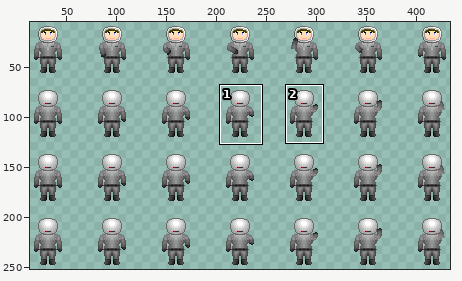
Sprite sheet -- graphics/characters/player/collect.png. Above: a wide view before the commit, with the close-up outlined.
Close-up. As it was:
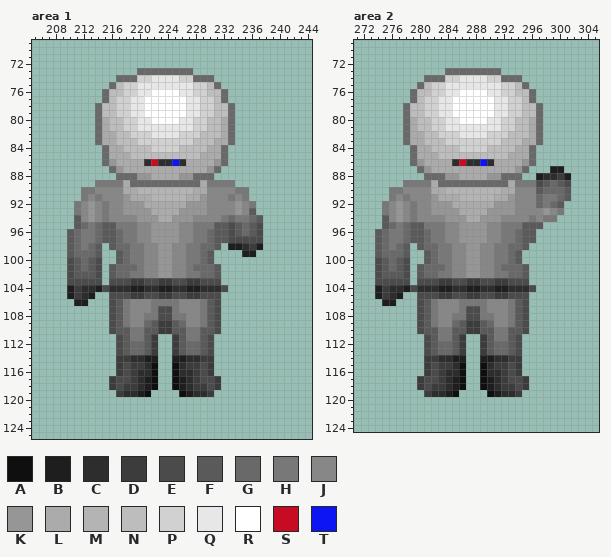
The file is 448x256 pixels. Colours within 5 levels of each other are drawn and written as one. Shown: area 1: x 205..244, y 69..125; area 2: x 271..305, y 69..124. The wide view leaves out empty margins. The commit also changed other parts of the picture, which this record leaves out.
Palette (. is transparent): A #0f0f0f  B #1e1e1e  C #2d2d2d  D #3c3c3c  E #4b4b4b  F #5a5a5a  G #696969  H #787878  J #878787  K #969696  L #ababab  M #b4b4b4  N #bdbdbd  P #d1d1d1  Q #e7e7e7  R #ffffff  S #c60b22  T #0d15f2
Pixels before, area 1, first column x 210:
 73 ..........GGGGGGGG..........
 74 .......GGGPPQQQQPPGGG.......
 75 ......GNPPQQQQQQQQPPNG......
 76 .....GNNPPQQRRRRQQPPNNG.....
 77 .....GNPPQQRRRRRRQQPPNG.....
 78 ....GNNPPQQRRRRRRQQPPNNG....
 79 ....GNNPPQQRRRRRRQQPPNNG....
 80 ....GLNNPPQQRRRRQQPPNNLG....
 81 ....GLNNPPQQQQQQQQPPNNLG....
 82 ....GLLNNPPPQQQQPPPNNNLG....
 83 ....GLLNNNPPPPPPPPNNNLLG....
 84 .....GLLNNNNPPPPNNNNLLG.....
 85 .....GLLLNNNNNNNNNNLLLG.....
 86 .....GKLLLLCSCCTCLLLLKG.....
 87 ......GKLLLLLLLLLLLLKG......
 88 .......GGGKKLLLLKKGGG.......
 89 ....HHHHLGGGGGGGGGGLHHHH....
 90 ..HHJJJJLLMMMMMMMMLLJJJJHH..
 91 ..HJHJJJKLLLMMMMMLLKJJJHJH..
 92 .HJKJHJJKKKLLLLLLKKKJJJJKJH.
 93 .HJKJHJJKKKKLLLLKKKKJJJJKJF.
 94 .FJKJHJJJJKKKLLKKKJJJJHGHHGF
 95 .FGHGFFHHHJJKKKKJJHHHFFEFGFE
 96 FGHHGFFGHHJJKKKKJJHHGFFEFGFE
 97 FGHHGFFGHHJJKKKKJJHHGFFEEEEE
 98 FGHGF.FGGHHJJKKJJHHGGF.BBCDB
 99 FGGGF..FGHHJJKKJJHHGF....BB.
100 EFGFE..FGHHJJKKJJHHGF.......
101 EFGFE.FGGGHJJKKJJHGGGF......
102 EFFFE.FGGHHJJKKJJHHGGF......
103 EEEEE.EEEDDEEDDEEDDEEE......
104 BDCCBECCCBBCCBBCCBBCCCE.....
105 BDCB..EEEDDEEDDEEDDEEE......
106 .BB...EFHJJJHHHHJJJHFE......
107 ......EFHJJJHEEHJJJHFE......
108 ......EFHJJHHEEHHJJHFE......
109 ......EFHJJGFDDFGJJHFE......
110 ......EFFHHFFDDFFHHFFE......
111 .......EFHHFD..DFHHFE.......
112 .......EFGGFD..DFGGFE.......
113 .......EFGGFD..DFGGFE.......
114 .......DDCCBB..BBCCDD.......
115 .......DEDDCA..ACDDED.......
116 .......DEDCCA..ACCDED.......
117 ......DEEDCBA..ABCDEED......
118 ......DEDDCBA..ABCDDED......
119 .......DCCBA....ABCCD.......
Pixels before, area 2, first column x 274:
 73 ..........GGGGGGGG..........
 74 .......GGGPPQQQQPPGGG.......
 75 ......GNPPQQQQQQQQPPNG......
 76 .....GNNPPQQRRRRQQPPNNG.....
 77 .....GNPPQQRRRRRRQQPPNG.....
 78 ....GNNPPQQRRRRRRQQPPNNG....
 79 ....GNNPPQQRRRRRRQQPPNNG....
 80 ....GLNNPPQQRRRRQQPPNNLG....
 81 ....GLNNPPQQQQQQQQPPNNLG....
 82 ....GLLNNPPPQQQQPPPNNNLG....
 83 ....GLLNNNPPPPPPPPNNNLLG....
 84 .....GLLNNNNPPPPNNNNLLG.....
 85 .....GLLLNNNNNNNNNNLLLG.....
 86 .....GKLLLLCSCCTCLLLLKG.....
 87 ......GKLLLLLLLLLLLLKG...BB.
 88 .......GGGKKLLLLKKGGG..BCCDB
 89 ....HHHHLGGGGGGGGGGLHHHEFGFE
 90 ..HHJJJJLLMMMMMMMMLLJJJFGGGF
 91 ..HJHJJJKLLLMMMMMLLKJJJGHHGF
 92 .HJKJHJJKKKLLLLLLKKKJJJGHGF.
 93 .HJKJHJJKKKKLLLLKKKKJJJJKJH.
 94 .FJKJHJJJJKKKLLKKKJJJJHJHH..
 95 .FGHGFFHHHJJKKKKJJHHHFFF....
 96 FGHHGFFGHHJJKKKKJJHHGFF.....
 97 FGHHGFFGHHJJKKKKJJHHGFF.....
 98 FGHGF.FGGHHJJKKJJHHGGF......
 99 FGGGF..FGHHJJKKJJHHGF.......
100 EFGFE..FGHHJJKKJJHHGF.......
101 EFGFE.FGGGHJJKKJJHGGGF......
102 EFFFE.FGGHHJJKKJJHHGGF......
103 EEEEE.EEEDDEEDDEEDDEEE......
104 BDCCBECCCBBCCBBCCBBCCCE.....
105 BDCB..EEEDDEEDDEEDDEEE......
106 .BB...EFHJJJHHHHJJJHFE......
107 ......EFHJJJHEEHJJJHFE......
108 ......EFHJJHHEEHHJJHFE......
109 ......EFHJJGFDDFGJJHFE......
110 ......EFFHHFFDDFFHHFFE......
111 .......EFHHFD..DFHHFE.......
112 .......EFGGFD..DFGGFE.......
113 .......EFGGFD..DFGGFE.......
114 .......DDCCBB..BBCCDD.......
115 .......DEDDCA..ACDDED.......
116 .......DEDCCA..ACCDED.......
117 ......DEEDCBA..ABCDEED......
118 ......DEDDCBA..ABCDDED......
119 .......DCCBA....ABCCD.......
And afterwards:
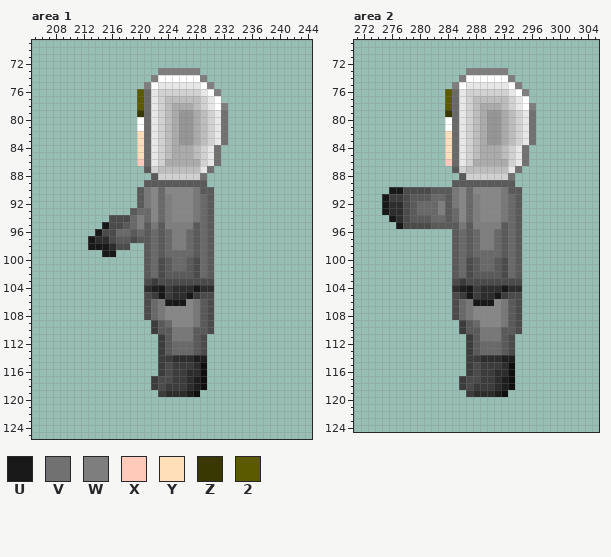
Colours new in this view: U #181818  V #717171  W #7e7e7e  X #ffcaba  Y #ffdfba  Z #383800  2 #5c5a00
Difference:
Changed rows in their new state; - is an unchanged pixel.
Area 1:
first column x 210:
 73 ----------...WWWWWW---------
 74 -------.....WRRRRRRW.-------
 75 ------.....WR-----QRW.------
 76 -----.....2GQPPPPP-QRW.-----
 77 -----.....2GQPNNNNN-QR.-----
 78 ----......2GQPNLLLN-QRW.----
 79 ----......ZGQPNLKKLN-QV.----
 80 ----......RGQPNLKKLNPQV.----
 81 ----......RG-PNLKKLNPQV.----
 82 ----......YG-PNLKKL-PQV.----
 83 ----......YGQ-NLKKL-PQV.----
 84 -----.....YGQ-NLLL-PQV.-----
 85 -----.....YGQP-LLL-PQV.-----
 86 -----.....XGQPLLL--PQV.-----
 87 ------.....FPNNNNNNQV.------
 88 -------.....FPPPPPPV.-------
 89 ----.......FFFFFFFFF....----
 90 --........FHJGJJJJHFF.....--
 91 --........FHJGWJJJHGF.....--
 92 -.........FHJGWJJJHGF......-
 93 -........FGGJGWJJJHGF......-
 94 -.....EEEGWGJGWJJJHGF.......
 95 -....UEEFGWFHFWWWWFGF.......
 96 ....UEE-GFGFGFGWWGFGF.......
 97 ...UCCEFFEFFGFGWWGFGF.......
 98 ...UUUCEE..FGFGWWGF-F.-.....
 99 .....UU....FGFGGGGF------..-
100 .....--....FGEFGGFE---------
101 .....-.....FGEFGGFE-F.------
102 .....-.....FGEFFFFE-F.------
103 .....-.....-DEE--EE--.------
104 ...........-BUD--CU--..-----
105 ....--.....-DU-CCU---.------
106 -..---.....EG-UUU-HFE.------
107 ------.....EGHJJ--HFE.------
108 ------.....EGHJJJ-HFE.------
109 ------......DFGJJ-HFE.------
110 ------......DFFHH-F-E.------
111 -------......DFHH-FE.-------
112 -------......DFGG-FE.-------
113 -------......DFGG-FE.-------
114 -------......DDCC-BB.-------
115 -------......DEDD-CA.-------
116 -------......DEDD-CA.-------
117 ------......DEEDD-BA..------
118 ------......DEDDD-BA..------
119 -------.....-DCCC-A..-------
Area 2:
first column x 274:
 73 ----------...WWWWWW---------
 74 -------.....WRRRRRRW.-------
 75 ------.....WR-----QRW.------
 76 -----.....2GQPPPPP-QRW.-----
 77 -----.....2GQPNNNNN-QR.-----
 78 ----......2GQPNLLLN-QRW.----
 79 ----......ZGQPNLKKLN-QV.----
 80 ----......RGQPNLKKLNPQV.----
 81 ----......RG-PNLKKLNPQV.----
 82 ----......YG-PNLKKL-PQV.----
 83 ----......YGQ-NLKKL-PQV.----
 84 -----.....YGQ-NLLL-PQV.-----
 85 -----.....YGQP-LLL-PQV.-----
 86 -----.....XGQPLLL--PQV.-----
 87 ------.....FPNNNNNNQV.---..-
 88 -------.....FPPPPPPV.--.....
 89 ----.......FFFFFFFFF........
 90 --UUEEEEFFFHJGJJJJHFF.......
 91 -UDDEFFFGGFHJGWJJJHGF.......
 92 -UCCEFGGGWFHJGWJJJHGF......-
 93 -UCCEFGGGWFGJGWJJJHGF......-
 94 -.UCEFFFGGFGJGWJJJHGF.....--
 95 -..UEEEEFFFFHFWWWWFGF...----
 96 ...........FGFGWWGFGF..-----
 97 ...........FGFGWWGFGF..-----
 98 .....-.....FGFGWWGF-F.------
 99 .....--....FGFGGGGF---------
100 .....--....FGEFGGFE---------
101 .....-.....FGEFGGFE-F.------
102 .....-.....FGEFFFFE-F.------
103 .....-.....-DEE--EE--.------
104 ...........-BUD--CU--..-----
105 ....--.....-DU-CCU---.------
106 -..---.....EG-UUU-HFE.------
107 ------.....EGHJJ--HFE.------
108 ------.....EGHJJJ-HFE.------
109 ------......DFGJJ-HFE.------
110 ------......DFFHH-F-E.------
111 -------......DFHH-FE.-------
112 -------......DFGG-FE.-------
113 -------......DFGG-FE.-------
114 -------......DDCC-BB.-------
115 -------......DEDD-CA.-------
116 -------......DEDD-CA.-------
117 ------......DEEDD-BA..------
118 ------......DEDDD-BA..------
119 -------.....-DCCC-A..-------
Where, in picture pixels (left, top, right, bottom), the same in both close-ups:
changed: (67, 68, 263, 397)
changed: (375, 68, 571, 397)
